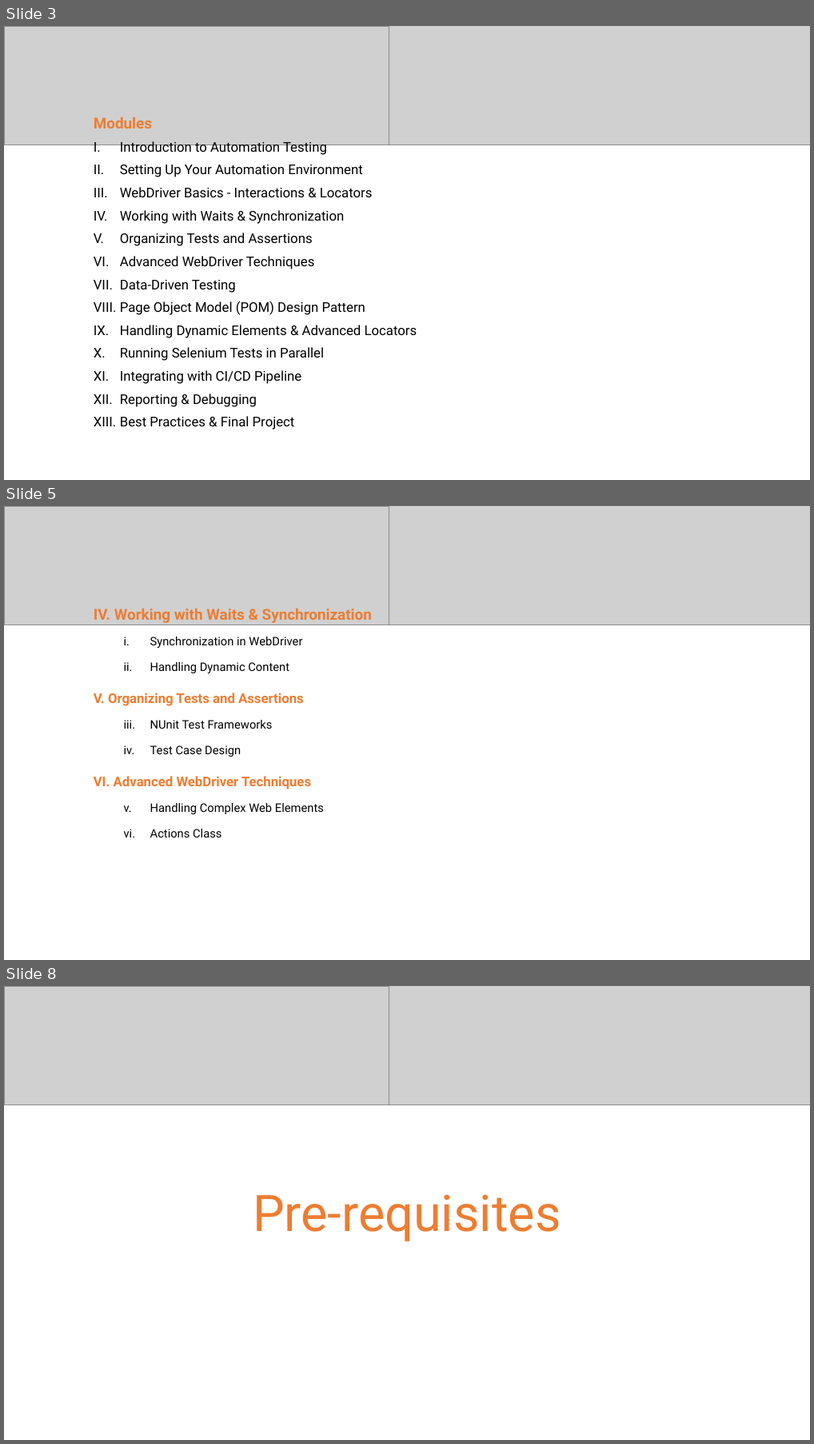
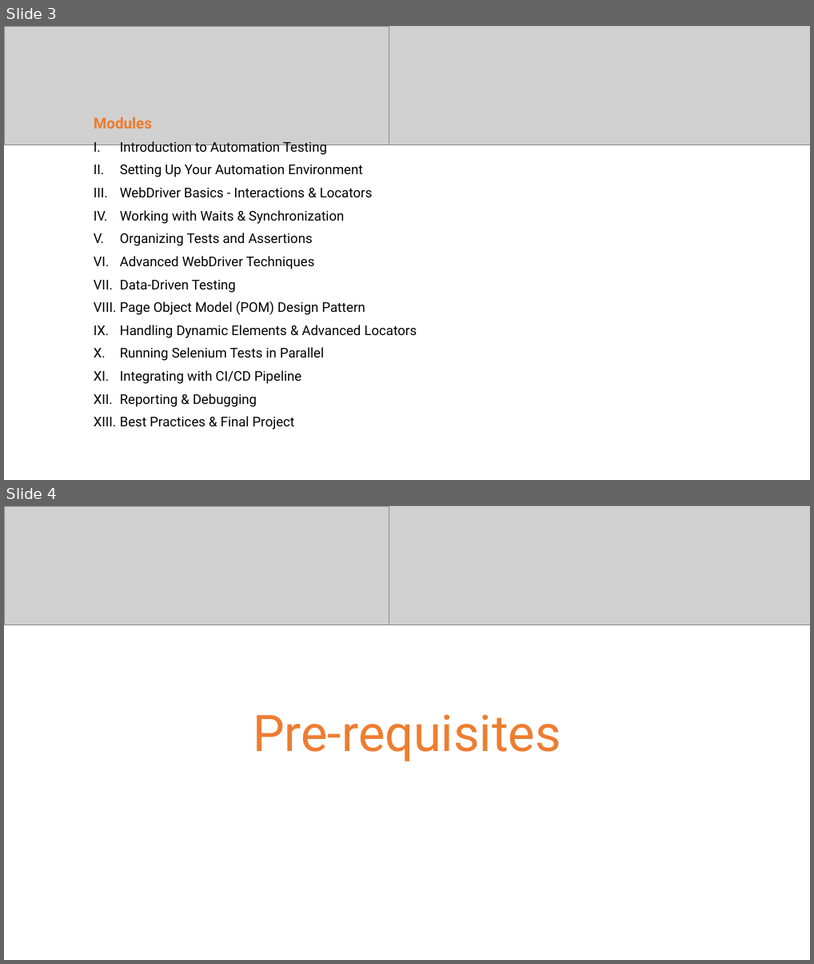
Before and after one commit to jhay0513/ATMBAutoBootCamp, a slide deck: Deck/C# Selenium Test Automation Bootcamp Kick-Off.pptx. Shown one above the other, each under a label of ours: slides 3, 5 and 8 before the commit, slides 3 and 4 after it; the slides between them are not shown. The pictures are 814x1444 and 814x964 pixels, drawn with LibreOffice and Linux fonts; fonts in the diff are those of the drawing; grey boxes stand for pictures. Boxes give left, top, right and bottom in pixels: in the first picture for what was removed or moved away, otherwise in the second. Text is boxed around its words. In the diff, an @@ line names an element or a change of style, - is before the commit and + after.

```diff
--- a/Deck/C# Selenium Test Automation Bootcamp Kick-Off.pptx
+++ b/Deck/C# Selenium Test Automation Bootcamp Kick-Off.pptx
@@ slide 5 removed at bbox=[4, 506, 810, 960], background #FFFFFF @@
@@ picture removed at bbox=[4, 506, 428, 624] @@
@@ picture removed at bbox=[390, 506, 810, 624] @@
@@ text removed at bbox=[94, 608, 372, 837] @@
-IV. Working with Waits & Synchronization
-  i. Synchronization in WebDriver
-  ii. Handling Dynamic Content
-V. Organizing Tests and Assertions
-  i. NUnit Test Frameworks
-  ii. Test Case Design
-VI. Advanced WebDriver Techniques
-  i. Handling Complex Web Elements
-  ii. Actions Class
@@ what was slide 8 is now slide 4 @@
```
Also in this commit, not shown: 3 other slides removed, 4 other files.
